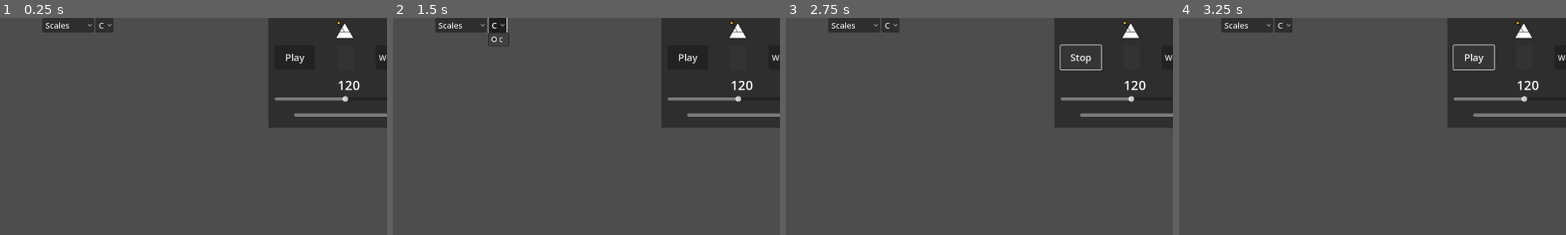
Above: before the commit, frames 1-4 (left to right).
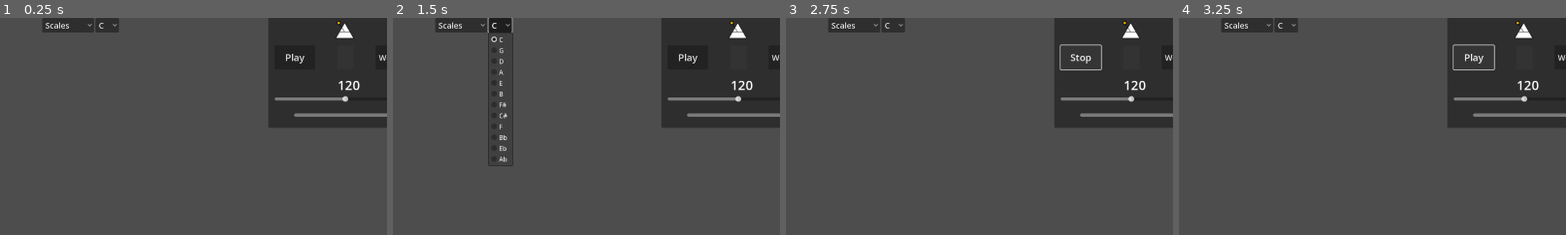
Above: after the commit, the same moments.

Repository: PianoFitness/piano-fitness-app
Game: Godot game, scene res://scenes/piano.tscn
The game is run twice, just before and just after one commit, with the same random seed, the same clock (stepped at 60 frames per second) and the same inputs. The project has no main scene, so this scene is started directly.
Inputs:
- Up to frame 1 (0.25 s): no input
- Up to frame 2 (1.5 s): click "Scales" at 0.5 s; click "C" at 1.25 s
- Up to frame 3 (2.75 s): click "Play" at 2 s
- Up to frame 4 (3.25 s): click "Stop" at 2.75 s
The pictures show only the part of the screen within x 45-94%, y 0-50%; the shares and areas given below are measured in that part.

The runs differ from the first frame. In frame 1, less than 0.1% of the frame differs, in the area x 27-31%, y 0-7%; in frame 2, 1.0%, in the area x 24-32%, y 0-69%; in frame 3, less than 0.1%; in frame 4, less than 0.1%.

Commit message:
Initial RH scales with selection

Diff:
--- a/app/scripts/exercise_manager.gd
+++ b/app/scripts/exercise_manager.gd
@@ -11,6 +11,22 @@
 # Load exercises
 @onready var scales = load("res://scripts/exercises/scales_major.gd").new()
 
+# Key to scale mapping
+@onready var key_to_scale = {
+	"C": scales.c_major_rh_1oct,
+	"G": scales.g_major_rh_1oct,
+	"D": scales.d_major_rh_1oct,
+	"A": scales.a_major_rh_1oct,
+	"E": scales.e_major_rh_1oct,
+	"B": scales.b_major_rh_1oct,
+	"F#": scales.f_sharp_major_rh_1oct,
+	"C#": scales.c_sharp_major_rh_1oct,
+	"F": scales.f_major_rh_1oct,
+	"Bb": scales.b_flat_major_rh_1oct,
+	"Eb": scales.e_flat_major_rh_1oct,
+	"Ab": scales.a_flat_major_rh_1oct
+}
+
 func _ready():
 	exercise_type_dropdown.connect("item_selected", _on_exercise_type_selected)
 	key_dropdown.connect("item_selected", _on_key_selected)
@@ -23,10 +39,19 @@
 	exercise_type_dropdown.add_item("Chords")
 	exercise_type_dropdown.add_item("Arpeggios")
 
+	_update_key_dropdown()
+
+func _update_key_dropdown():
 	key_dropdown.clear()
-	key_dropdown.add_item("C")
+	if exercise_type_dropdown.get_item_text(exercise_type_dropdown.selected) == "Scales":
+		var keys = ["C", "G", "D", "A", "E", "B", "F#", "C#", "F", "Bb", "Eb", "Ab"]
+		for key in keys:
+			key_dropdown.add_item(key)
+	else:
+		key_dropdown.add_item("C")
 
 func _on_exercise_type_selected(index):
+	_update_key_dropdown()
 	_update_exercise()
 
 func _on_key_selected(index):
@@ -39,23 +64,22 @@
 	var key = key_dropdown.get_item_text(key_dropdown.selected)
 	print(exercise_type, key)
 	var exercises = {
-		"Scales": "create_c_major_scale",
+		"Scales": "create_scale",
 		"Chords": "create_c_major_chord_inversions",
 		"Arpeggios": "create_c_major_arpeggios"
 	}
 
 	if exercises.has(exercise_type):
 		var exercise_method = exercises[exercise_type]
-		var exercise_sequence = self.call(exercise_method)
+		var exercise_sequence = self.call(exercise_method, key)
 		sequence_manager.set_sequence(exercise_sequence)
 
-
 # Exercise creation methods
-func create_c_major_scale() -> PracticeSequence:
+func create_scale(key: String) -> PracticeSequence:
 	var sequence = PracticeSequence.new()
 	sequence.exercise_type = "scale"
 
-	var scale_notes = scales.c_major_rh_1oct
+	var scale_notes = key_to_scale[key]
 
 	for note_data in scale_notes:
 		var note = PianoNote.new(note_data[0], "R", note_data[1])
